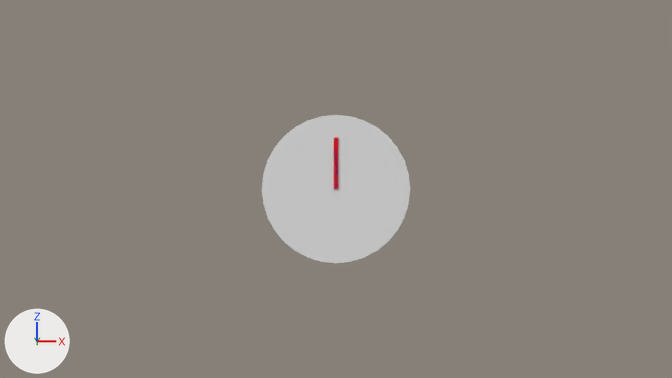
Before and after pictures for a commit that changed the Blender file node/public/blender/watch/watch.blend.
Rendered twice from the file's camera 'Camera'. Every picture has the same lights, and +X, +Y and +Z are marked at lower left.
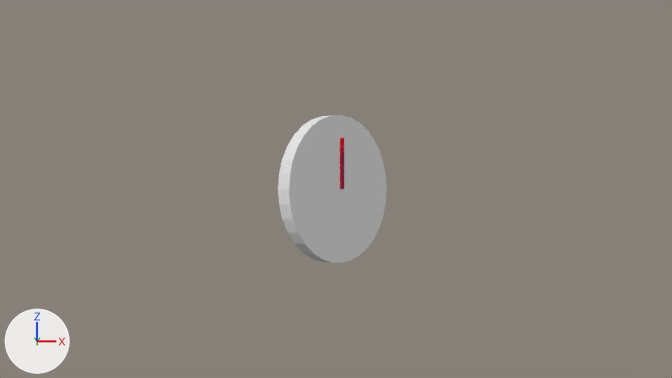
Boxes [x1, y1, x2, y2] around the edits, measured in the pictures (672 x 378 px):
'Cylinder', deleted
    before: [262, 115, 410, 263]
'Base', added
    after: [278, 115, 387, 263]
'minutes', moved
    before: [334, 138, 338, 189]
    after: [340, 138, 344, 189]
'hours', moved
    before: [334, 151, 338, 189]
    after: [341, 151, 344, 189]

What changed in the scene script:
```text
Add me_cylinder_1:
    me_cylinder_1.from_pydata(...)  # a 32-sided cylinder along y spanning x -1.0..1.0, y -0.1..0.1, z -1.0..1.0
    me_cylinder_1.materials.append(mat_material_003)  # its picture is missing
Change ob_hours:
    add ob_hours.parent = ob_base
Change ob_minutes:
    add ob_minutes.parent = ob_base
Remove ob_cylinder:
    ob_cylinder = bpy.data.objects.new('Cylinder', me_cylinder)
    ob_cylinder.location = (0.0, 0.0, 0.0)
    ob_cylinder.rotation_euler = (1.571, 0.0, 0.0)  # degrees (90, 0, 0)
Add ob_base:
    ob_base = bpy.data.objects.new('Base', me_cylinder_1)
    ob_base.location = (0.0, 0.0, 0.0)
    ob_base.rotation_euler = (0.0, 0.0, 0.848)  # degrees (0, 0, 49)
```
